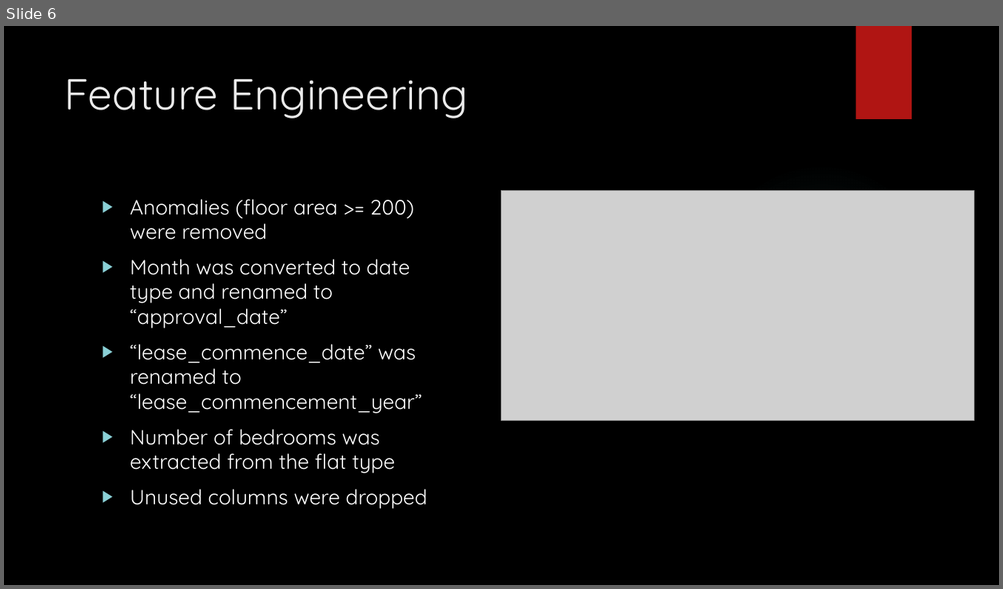
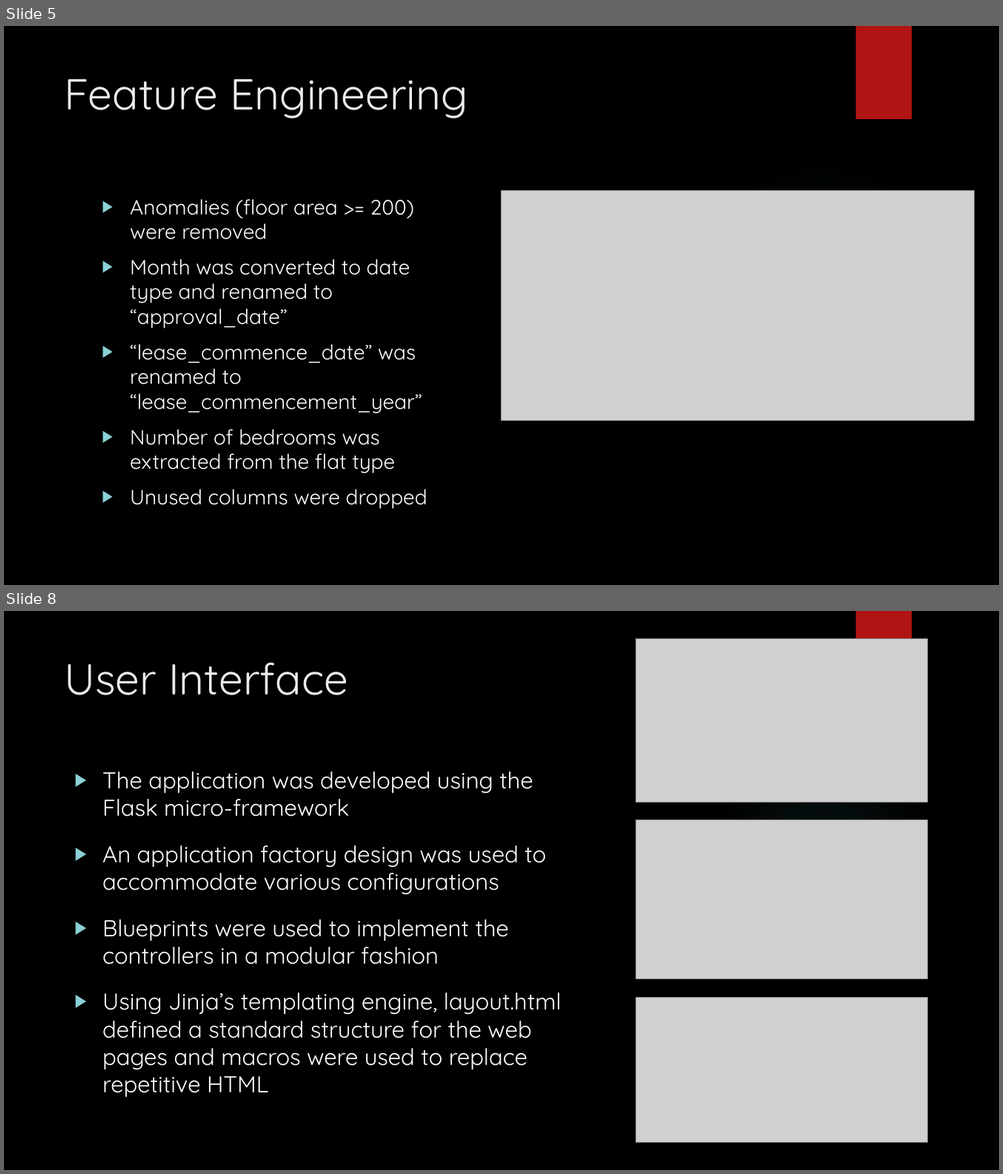
Before and after one commit to ethanolx/SG-Resale-Housing-py, a slide deck: doc/slides.pptx. Shown one above the other, each under a label of ours: slide 6 before the commit, slides 5 and 8 after it; the slides between them are not shown. The pictures are 1003x589 and 1003x1174 pixels, drawn with LibreOffice and Linux fonts; fonts in the diff are those of the drawing; grey boxes stand for pictures; background and template pictures are left out. Boxes give left, top, right and bottom in pixels: in the first picture for what was removed or moved away, otherwise in the second. Text is boxed around its words. In the diff, an @@ line names an element or a change of style, - is before the commit and + after.

```diff
--- a/doc/slides.pptx
+++ b/doc/slides.pptx
@@ slide 8 added at box(4, 611, 999, 1170), background picture (left out); not listed: 2 template elements that a slide beside it also shows @@
@@ picture added at box(636, 638, 928, 802) @@
@@ title added at box(64, 662, 348, 695), 42 pt, text #EBEBEB @@
+User Interface
@@ text added at box(102, 772, 561, 1097), 22.2 pt, text #FFFFFF @@
+▶ The application was developed using the Flask micro-framework
+▶ An application factory design was used to accommodate various configurations
+▶ Blueprints were used to implement the controllers in a modular fashion
+▶ Using Jinja’s templating engine, layout.html defined a standard structure for the web pages and macros were used to replace repetitive HTML
@@ picture added at box(636, 820, 928, 980) @@
@@ picture added at box(636, 997, 928, 1143) @@
@@ what was slide 6 is now slide 5 @@
```
Also in this commit, not shown: 3 slides changed, 12 other slides added, 15 slides removed, 1 other file.
